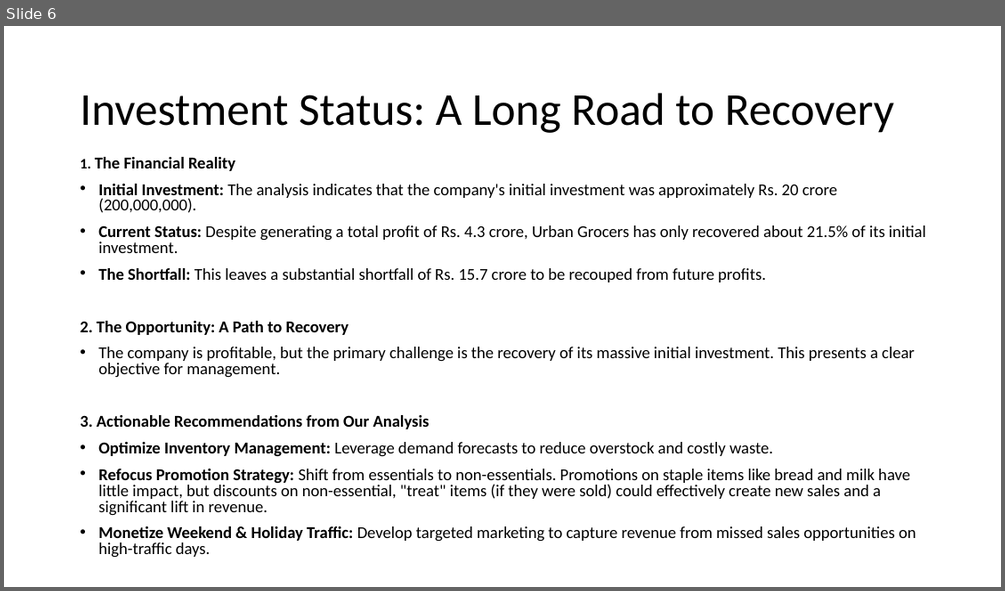
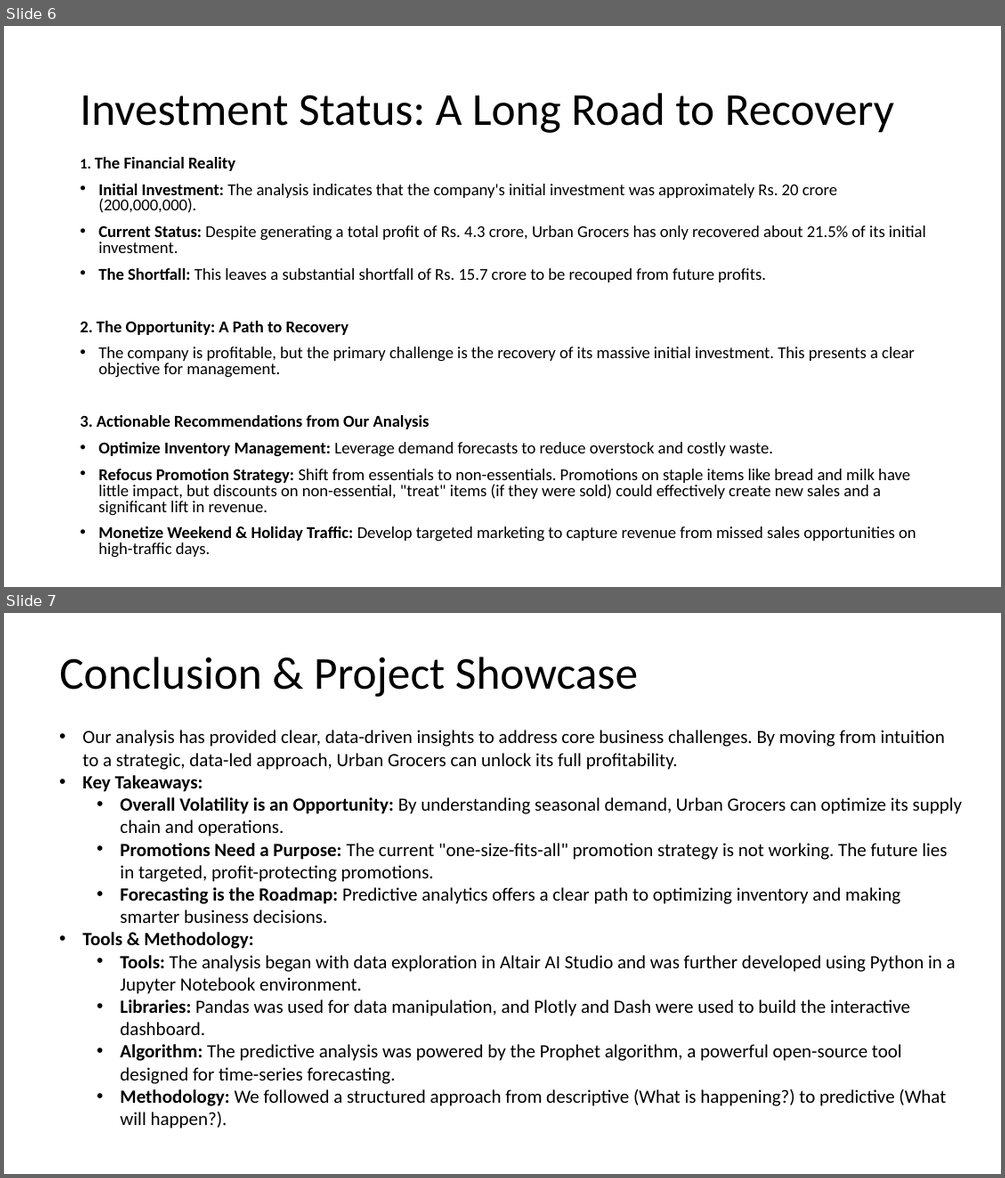
Before and after one commit to vrMithun/Analatica-Case-Study, a slide deck: ANALYTICA_MOLES_JEI AKASH.pptx. Shown one above the other, each under a label of ours: slide 6 before the commit, slides 6 and 7 after it. The pictures are 1005x591 and 1005x1178 pixels, drawn with LibreOffice and Linux fonts; fonts in the diff are those of the drawing. Boxes give left, top, right and bottom in pixels: in the first picture for what was removed or moved away, otherwise in the second. Text is boxed around its words. In the diff, an @@ line names an element or a change of style, - is before the commit and + after.

```diff
--- a/ANALYTICA_MOLES_JEI AKASH.pptx
+++ b/ANALYTICA_MOLES_JEI AKASH.pptx
@@ slide 7 added at (4,613,1001,1174), background #FFFFFF @@
@@ title added at (59,657,638,697), 44 pt, text #000000 @@
+Conclusion & Project Showcase
@@ text added at (82,730,963,1128), 18 pt, text #000000 @@
+• Our analysis has provided clear, data-driven insights to address core business challenges. By moving from intuition to a strategic, data-led approach, Urban Grocers can unlock its full profitability.
+• Key Takeaways:
+  • Overall Volatility is an Opportunity: By understanding seasonal demand, Urban Grocers can optimize its supply chain and operations.
+  • Promotions Need a Purpose: The current "one-size-fits-all" promotion strategy is not working. The future lies in targeted, profit-protecting promotions.
+  • Forecasting is the Roadmap: Predictive analytics offers a clear path to optimizing inventory and making smarter business decisions.
+• Tools & Methodology:
+  • Tools: The analysis began with data exploration in Altair AI Studio and was further developed using Python in a Jupyter Notebook environment.
+  • Libraries: Pandas was used for data manipulation, and Plotly and Dash were used to build the interactive dashboard.
+  • Algorithm: The predictive analysis was powered by the Prophet algorithm, a powerful open-source tool designed for time-series forecasting.
+  • Methodology: We followed a structured approach from descriptive (What is happening?) to predictive (What will happen?).
```
Also in this commit, not shown: 1 slide changed, 1 slide removed.
